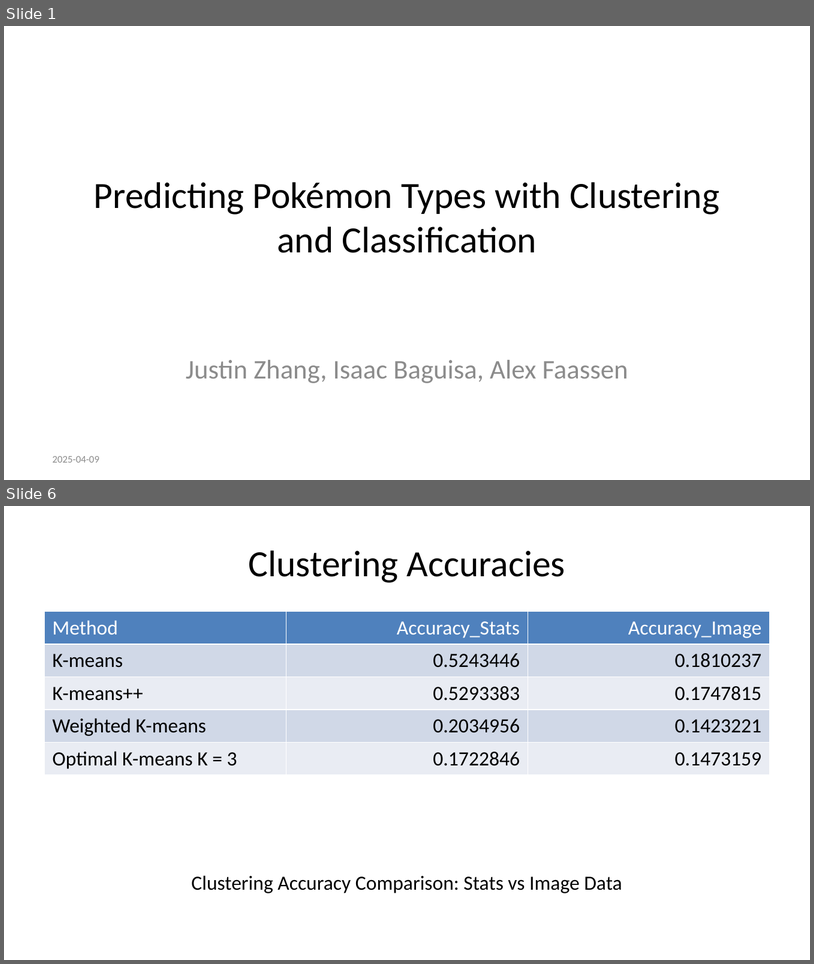
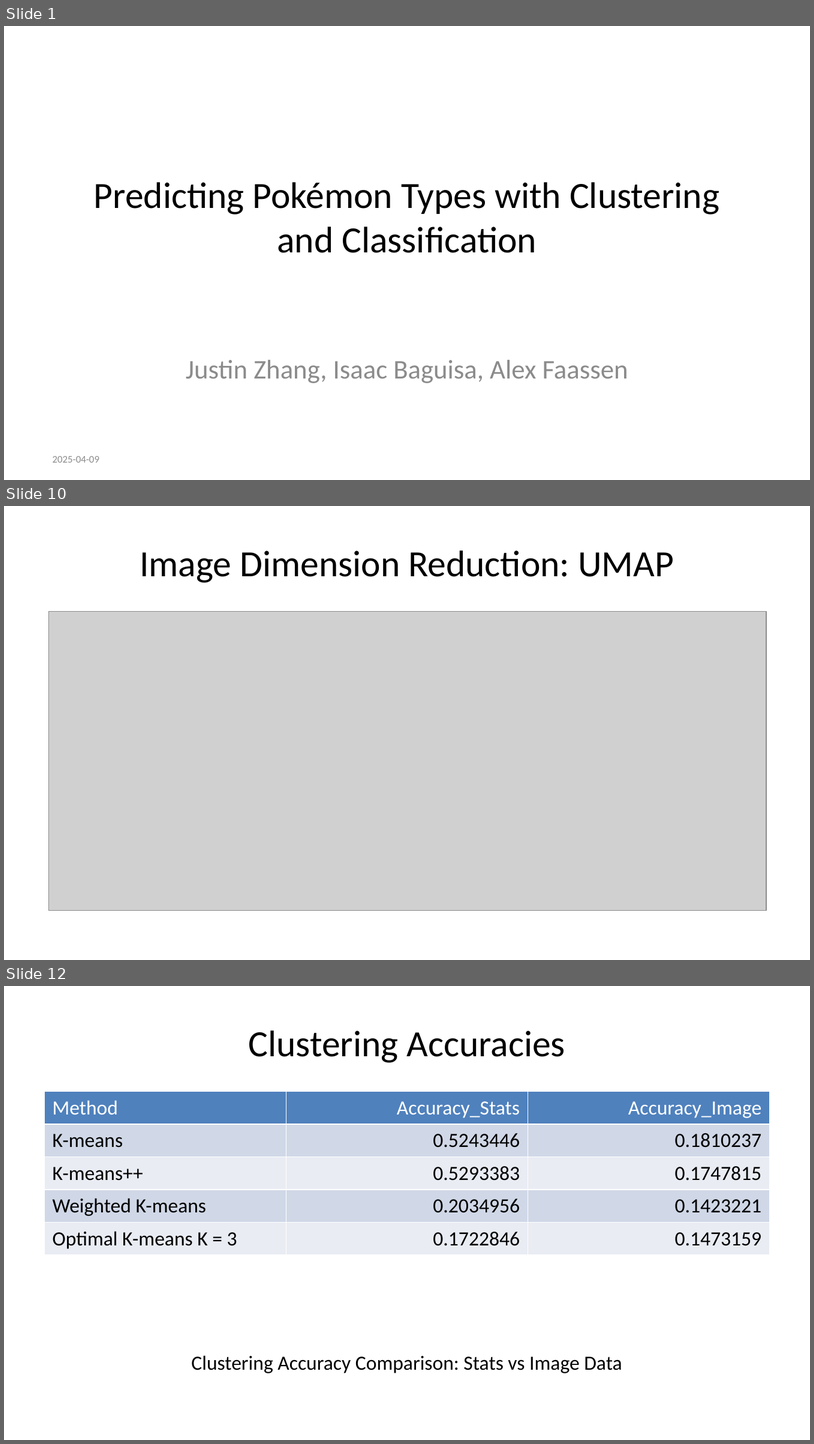
Before and after one commit to alexfaassen/STA2201, a slide deck: Presentation.pptx. Shown one above the other, each under a label of ours: slides 1 and 6 before the commit, slides 1, 10 and 12 after it; the slides between them are not shown. The pictures are 814x964 and 814x1444 pixels, drawn with LibreOffice and Linux fonts; fonts in the diff are those of the drawing; grey boxes stand for pictures. Boxes give left, top, right and bottom in pixels: in the first picture for what was removed or moved away, otherwise in the second. Text is boxed around its words. In the diff, an @@ line names an element or a change of style, - is before the commit and + after.

```diff
--- a/Presentation.pptx
+++ b/Presentation.pptx
@@ slide 10 added at [4, 506, 810, 960], background #FFFFFF @@
@@ title added at [140, 550, 674, 583], 33 pt, text #000000 @@
+Image Dimension Reduction: UMAP
@@ picture added at [49, 612, 767, 911] @@
@@ what was slide 6 is now slide 12 @@
```
Also in this commit, not shown: 1 slide changed, 7 other slides added, 2 slides removed, 3 other files.
